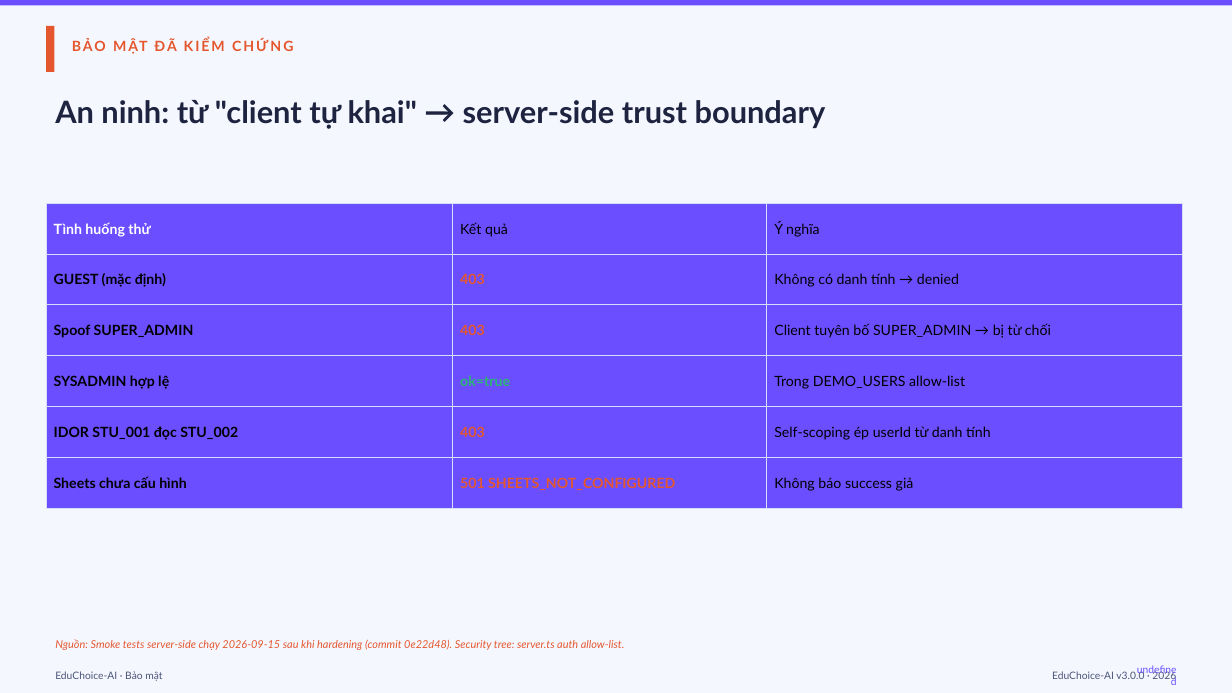
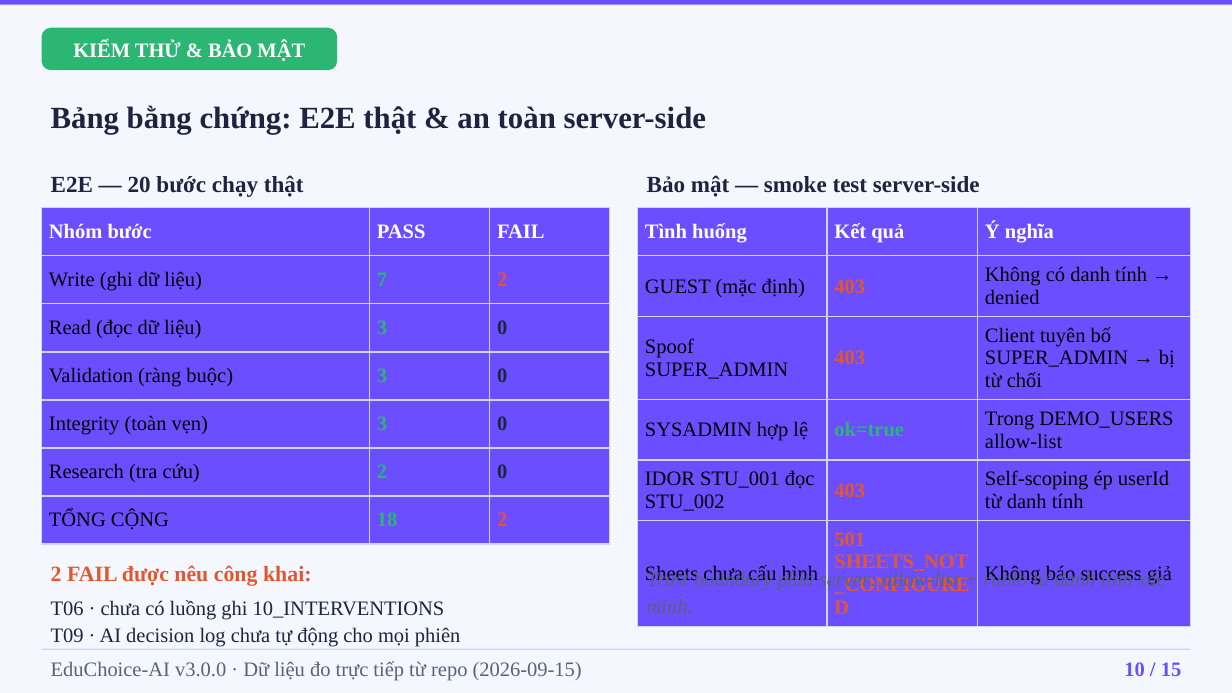
Before and after one commit to ltliem89/EduChoice, a slide deck: slide 10 of dist/presentation/01_EduChoice-AI_Presentation.pptx (slide 17 before the commit). Drawn at 1232x693 pixels with LibreOffice and Linux fonts; fonts in the diff are those of the drawing. Boxes give left, top, right and bottom in pixels: in the first picture for what was removed or moved away, otherwise in the second. Text is boxed around its words. In the diff, an @@ line names an element or a change of style, - is before the commit and + after.

```diff
--- a/dist/presentation/01_EduChoice-AI_Presentation.pptx
+++ b/dist/presentation/01_EduChoice-AI_Presentation.pptx
@@ rounded rectangle added at bbox=[42, 28, 337, 70], fill #2BB673 @@
@@ rectangle removed at bbox=[46, 26, 55, 72] @@
@@ text at bbox=[73, 41, 305, 61]: text changed; size 11 to 16 pt; font Lato to Times New Roman; text colour #E4572E to #FFFFFF @@
-BẢO MẬT ĐÃ KIỂM CHỨNG
+KIỂM THỬ & BẢO MẬT
@@ text "Bảng bằng chứng: E2E thật ..." at bbox=[51, 105, 706, 134]: vertical alignment top to middle @@
@@ text at bbox=[51, 105, 706, 134]: text changed; font Lato to Times New Roman @@
-An ninh: từ "client tự khai" → server-side trust boundary
+Bảng bằng chứng: E2E thật & an toàn server-side
@@ text added at bbox=[51, 175, 304, 197], 18 pt, text #1E2440, bold @@
+E2E — 20 bước chạy thật
@@ text added at bbox=[647, 175, 980, 197], 18 pt, text #1E2440, bold @@
+Bảo mật — smoke test server-side
@@ table added at bbox=[42, 208, 610, 534], 7 rows, 3 columns @@
+Nhóm bước | PASS | FAIL
+Write (ghi dữ liệu) | 7 | 2
+Read (đọc dữ liệu) | 3 | 0
+Validation (ràng buộc) | 3 | 0
+Integrity (toàn vẹn) | 3 | 0
+Research (tra cứu) | 2 | 0
+TỔNG CỘNG | 18 | 2
@@ table at bbox=[638, 208, 1190, 589] @@
-row 1, column 1: Tình huống thử
+row 1, column 1: Tình huống
@@ size 11 to 16 pt, font Lato to Times New Roman @@
@@ text colour #000000 to #FFFFFF, bold on in "Kết quả", "Ý nghĩa" @@
@@ bold off in "GUEST (mặc định)", "Spoof SUPER_ADMIN", "SYSADMIN hợp lệ", "IDOR STU_001 đọc STU_002" and 1 more places @@
@@ borders changed @@
@@ table: place and size @@
-table at bbox=[46, 203, 1183, 495]
+table at bbox=[638, 208, 1190, 589]
@@ text at bbox=[51, 565, 312, 586]: text changed; size 8 to 17 pt; font Lato to Times New Roman; text colour #4A5578 to #E4572E; bold on @@
-EduChoice-AI · Bảo mật
+2 FAIL được nêu công khai:
@@ text added at bbox=[647, 570, 1166, 613], 16 pt, text #5A6278, italic @@
+Trust boundary phía server: allow-list + ruolo từ danh tính xác minh.
@@ text at bbox=[51, 600, 461, 647]: text changed; size 8 to 16 pt; font Lato to Times New Roman; text colour #4A5578 to #1E2440 @@
-EduChoice-AI v3.0.0 · 2026
+T06 · chưa có luồng ghi 10_INTERVENTIONS
+T09 · AI decision log chưa tự động cho mọi phiên
@@ rectangle added at bbox=[42, 649, 1190, 650], fill #CFD6F0 @@
@@ text removed at bbox=[55, 639, 625, 650] @@
-Nguồn: Smoke tests server-side chạy 2026-09-15 sau khi hardening (commit 0e22d48). Security tree: server.ts auth allow-list.
@@ text added at bbox=[51, 661, 582, 681], 16 pt, text #5A6278 @@
+EduChoice-AI v3.0.0 · Dữ liệu đo trực tiếp từ repo (2026-09-15)
@@ text added at bbox=[1124, 662, 1182, 676], 16 pt, text #6B4EFF, bold @@
+10 / 15
@@ text removed at bbox=[1126, 664, 1186, 688] @@
-undefined
```
Also in this commit, not shown: 3 other slides changed, 11 slides added, 29 slides removed, 14 other files.
